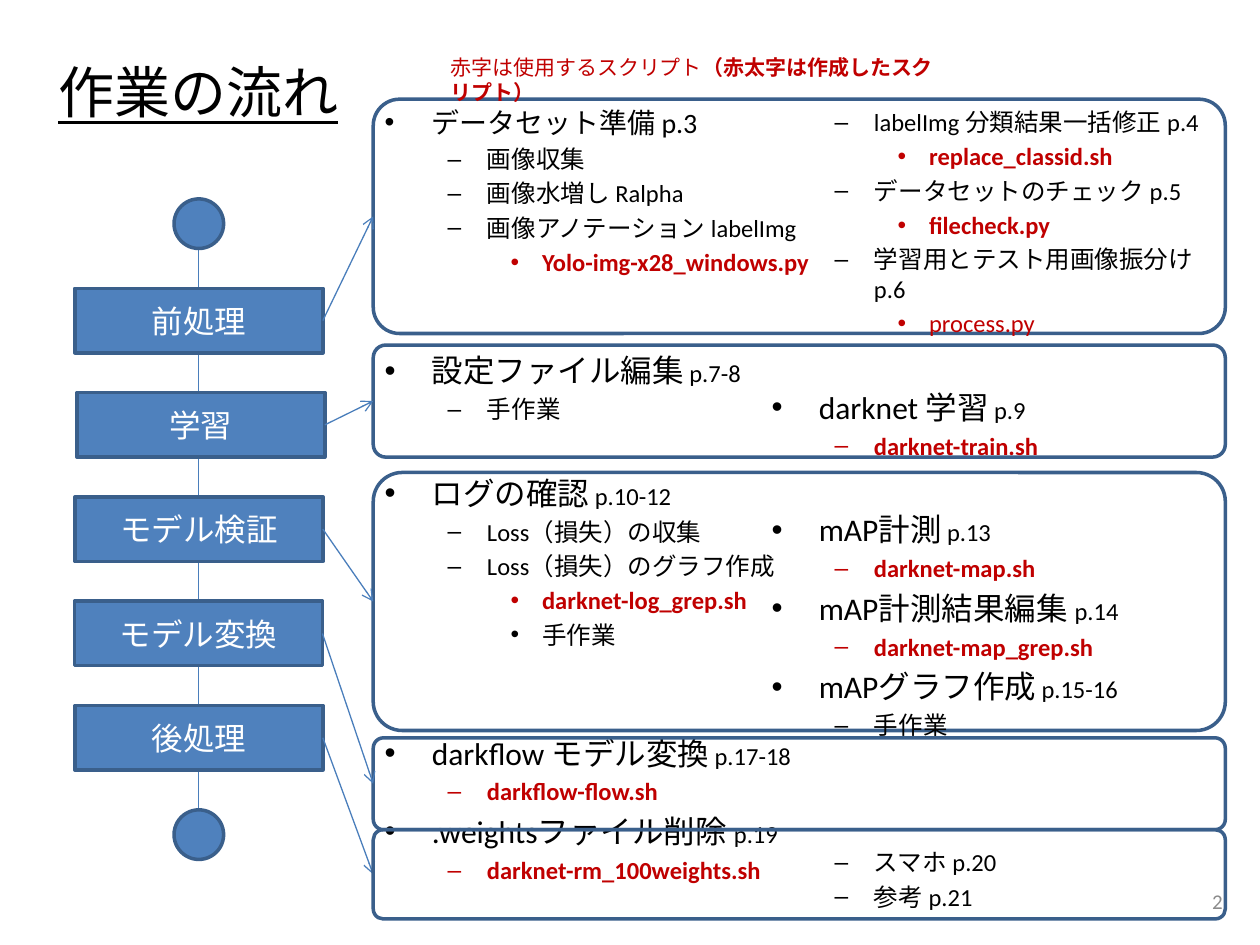
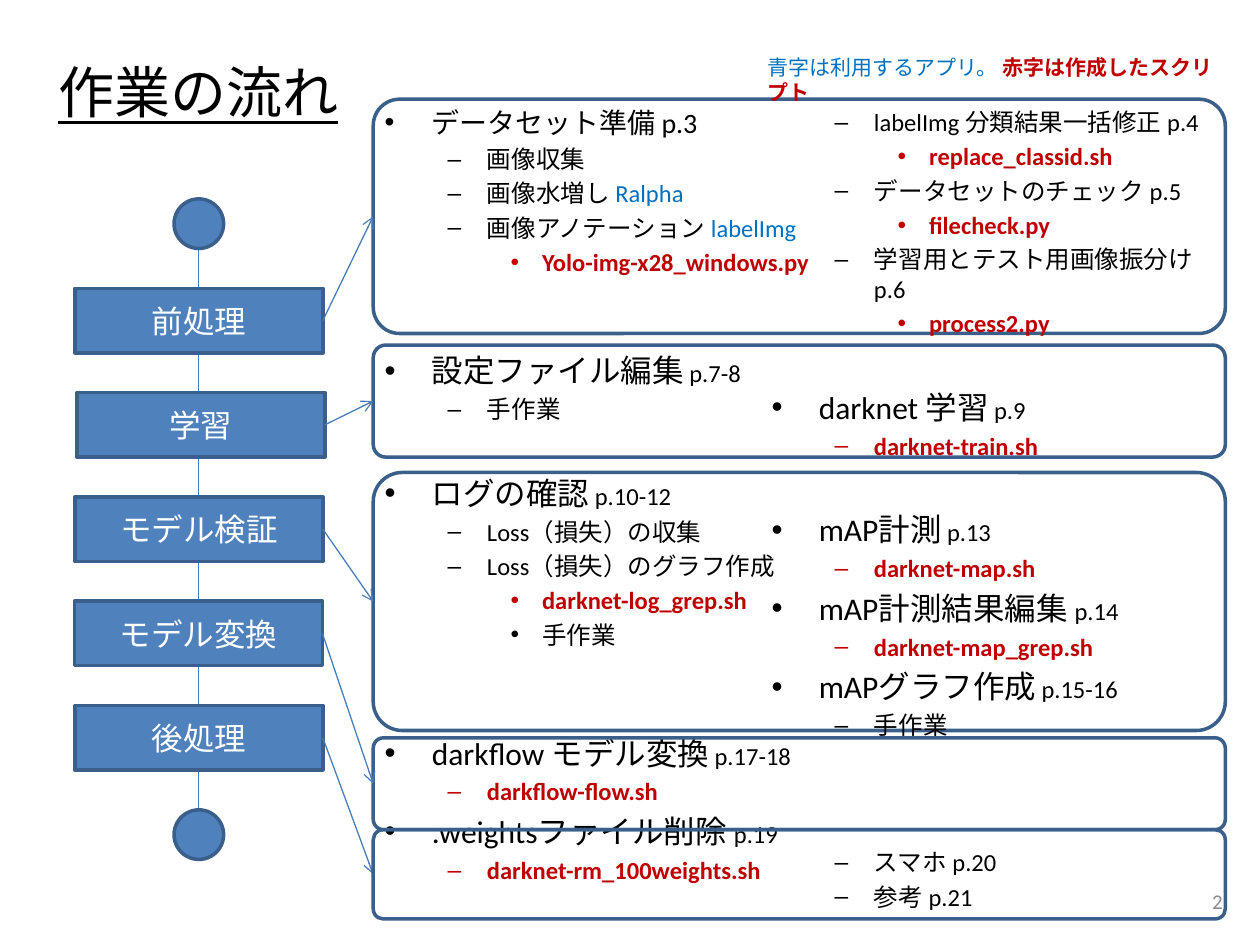
Before and after one commit to keides2/android-yolo-v2, a slide deck: slide 2 of docs/[PPTX] ごみ分別人工知能スマホアプリ作成手順.pptx. Drawn at 1260x945 pixels with LibreOffice and Linux fonts; fonts in the diff are those of the drawing. Boxes give left, top, right and bottom in pixels: in the first picture for what was removed or moved away, otherwise in the second. Text is boxed around its words. In the diff, an @@ line names an element or a change of style, - is before the commit and + after.

```diff
--- a/docs/[PPTX] ごみ分別人工知能スマホアプリ作成手順.pptx
+++ b/docs/[PPTX] ごみ分別人工知能スマホアプリ作成手順.pptx
@@ text at [768, 57, 1213, 101]: text changed @@
-赤字は使用するスクリプト（赤太字は作成したスクリプト）
+青字は利用するアプリ。 赤字は作成したスクリプト
@@ text at [487, 181, 796, 242]: text colour #000000 to #0070C0 in "Ralpha", "labelImg" @@
@@ text at [929, 316, 1050, 336]: text changed; bold on @@
-    • process.py
+    • process2.py
```
Also in this commit, not shown: 18 other slides changed, 2 other files.
